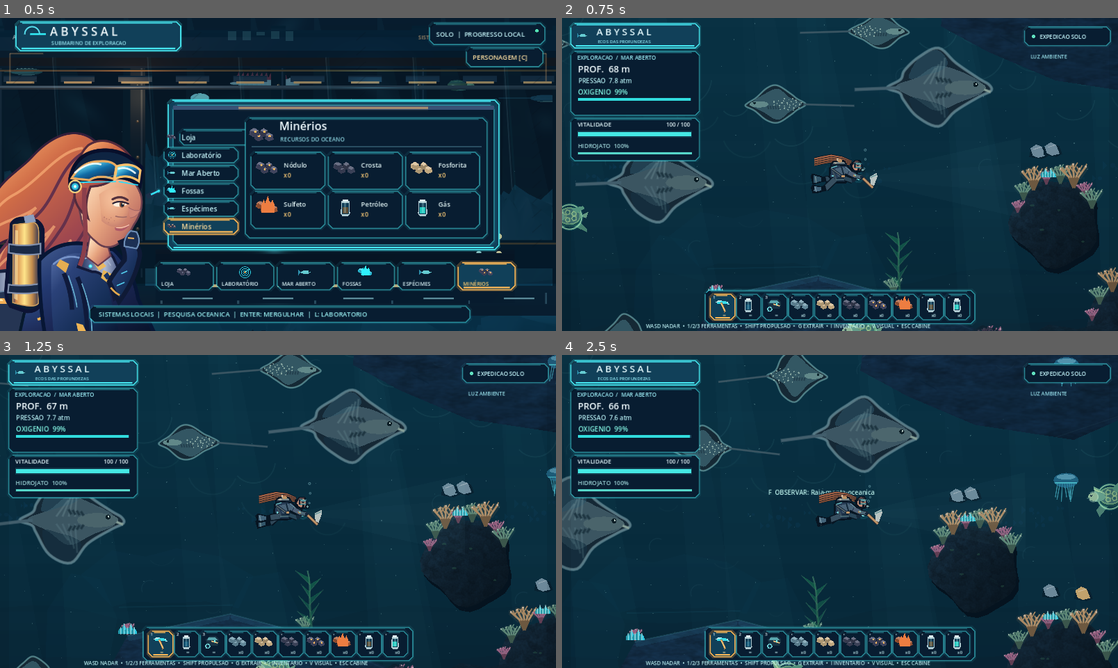
Above: before the commit, frames 1-4 (two rows, left to right).
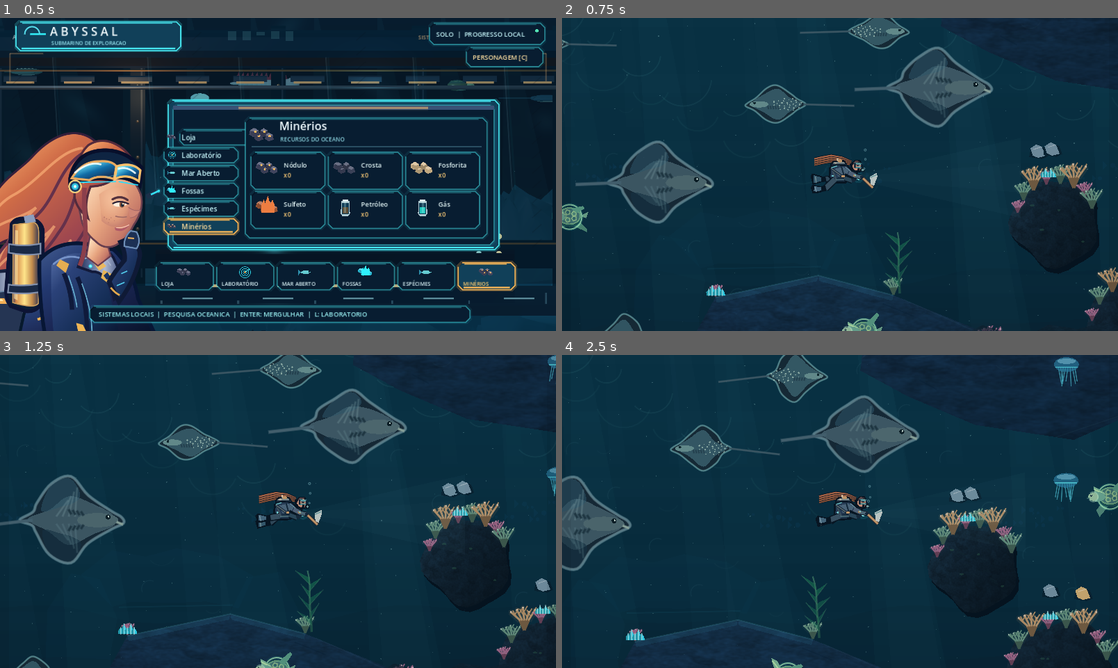
Above: after the commit, the same moments.

Repository: Esaneto/Abyssal-Godot
Game: Godot game, scene res://scenes/main.tscn
Same seed, same stepped clock (60 frames per second), same inputs: the game is played once before the commit and once after it.
Inputs (mouse positions are in pixels of both pictures, inside the frame that each line leads up to):
- Up to frame 1 (0.5 s): no input
- Up to frame 2 (0.75 s): tap Enter at 0.5 s; move the mouse to (962, 158) at 0.52 s; hold D (move_right) from 0.53 s (still down); hold Shift (boost) from 0.53 s (still down); click (962, 158) at 0.67 s
- Up to frame 3 (1.25 s): keep holding D (move_right); keep holding Shift (boost); tap Space at 0.77, 1.07 s
- Up to frame 4 (2.5 s): release D (move_right) at 1.25 s; release Shift (boost) at 1.25 s; drag from (728, 527) to (812, 574) at 1.27 s; move the mouse to (895, 442) at 2.02 s; hold D (move_right) from 2.03 s (still down); tap C at 2.1 s

Frame 1 is identical in both runs. In frame 2, 6.1% of the frame differs, in the area x 1-99%, y 1-100%; in frame 3, 6.1%; in frame 4, 6.4%.
Error before the commit: Cannot call method 'call' on a null value. (res://scripts/visuals3d/cabin_renderer.gd:200)
Error after the commit: Parse Error: Cannot infer the type of "sx" variable because the value doesn't have a set type. (res://scripts/abyss_hud_immersive.gd:21)

Commit message:
Integrate minimal survival UI and original anime diver; document artistic scope and smoke checks

Diff:
--- a/scripts/anime_swimmer_ink.gd
+++ b/scripts/anime_swimmer_ink.gd
@@ -4,7 +4,7 @@
 const Doll = preload("res://scripts/diver_paper_doll.gd")
 const Look = preload("res://scripts/diver_appearance.gd")
 
-static func _poly(c: CanvasItem, coords: Array[Vector2], tint: Color) -> void:
+static func _poly(c: CanvasItem, coords: Array, tint: Color) -> void:
 	c.draw_colored_polygon(PackedVector2Array(coords),tint)
 
 static func _line(c: CanvasItem, a: Vector2, b: Vector2, col: Color, width: float = 1.8) -> void:
--- a/scripts/ci_smoke.gd
+++ b/scripts/ci_smoke.gd
@@ -101,6 +101,12 @@
 		push_error("Hydrojet did not recharge")
 		quit(18)
 		return
+	var anime_ink = load("res://scripts/anime_swimmer_ink.gd")
+	var immersion_hud = load("res://scripts/abyss_hud_immersive.gd")
+	if anime_ink == null or immersion_hud == null:
+		push_error("Anime diver ink or immersive HUD failed to load")
+		quit(19)
+		return
 	var ecology = load("res://scripts/marine_ecology.gd")
 	if ecology == null or ecology.SPECIES.size() < 8:
 		push_error("Catalogo da fauna ausente ou incompleto")
--- a/scripts/ocean_expedition.gd
+++ b/scripts/ocean_expedition.gd
@@ -7,7 +7,7 @@
 const ProgressScript = preload("res://scripts/exploration_progress.gd")
 const Art = preload("res://scripts/cinematic_art.gd")
 const ReefArt = preload("res://scripts/native_reef_art.gd")
-const NativeHUD = preload("res://scripts/native_ocean_hud.gd")
+const NativeHUD = preload("res://scripts/abyss_hud_immersive.gd")
 const Ocean3D = preload("res://scripts/visuals3d/ocean_renderer.gd")
 const AnimeFinish = preload("res://scripts/anime_ocean_finish.gd")
 
